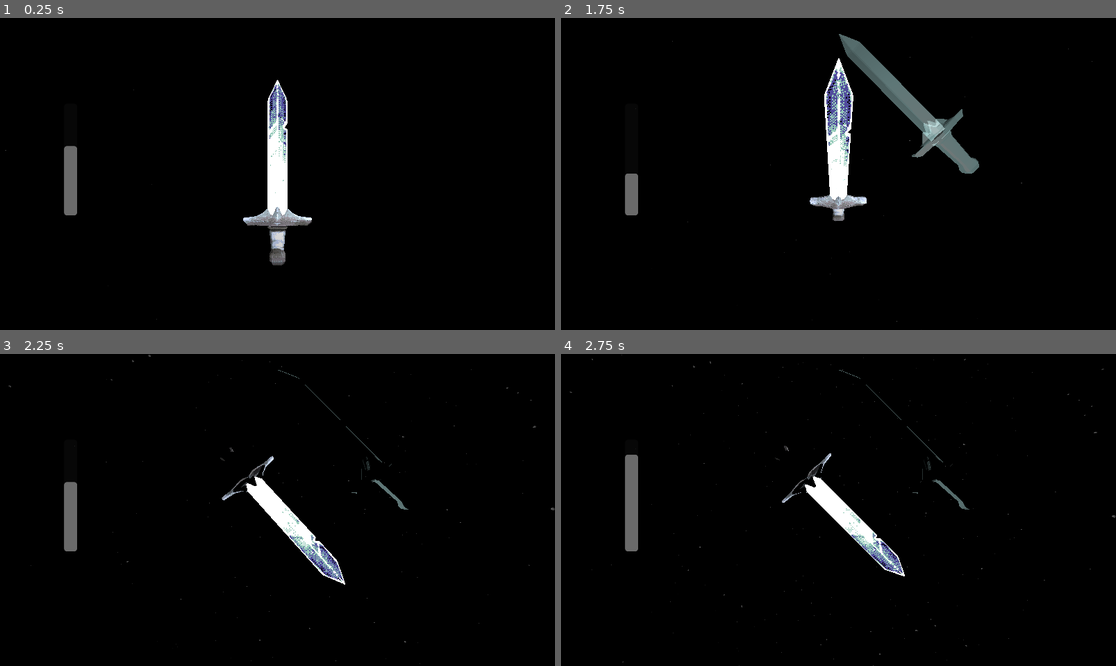
Above: before the commit, frames 1-4 (two rows, left to right).
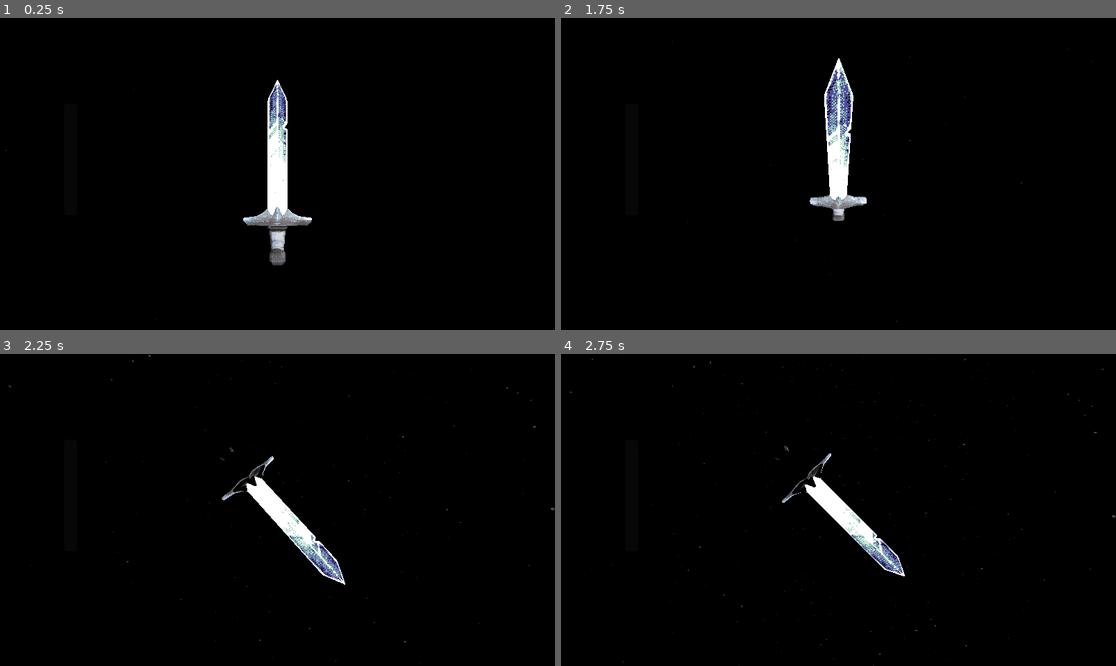
Above: after the commit, the same moments.

Repository: Lukko-Digital/Bladebearer
Game: Godot game, scene res://src/main.tscn
Two runs of this game, one before a commit and one after it. Both use one fixed random seed, a clock stepped at 60 frames per second and the inputs below.
Inputs:
- Up to frame 1 (0.25 s): no input
- Up to frame 2 (1.75 s): hold D (right) 0.53-1.28 s; hold Shift (shift) 0.53-1.28 s; hold S (backward) from 1.28 s (still down); tap Space (space) at 1.35 s
- Up to frame 3 (2.25 s): release S (backward) at 2.03 s; hold D (right) from 2.03 s (still down); hold Shift (shift) from 2.03 s (still down)
- Up to frame 4 (2.75 s): keep holding D (right); keep holding Shift (shift)

The runs differ from the first frame. In frame 1, 0.5% of the frame differs, in the area x 11-14%, y 40-64%; in frame 2, 2.5%, in the area x 11-76%, y 5-97%; in frame 3, 0.7%; in frame 4, 0.9%.

Commit message:
deprecate ui

Diff:
--- a/src/ui.gd
+++ b/src/ui.gd
@@ -1,41 +1,41 @@
 extends CanvasLayer
 class_name UI
 
-const MOVE_TIME = 2
+# const MOVE_TIME = 5
 
-@export var sword: Sword
-@export var target: Target
-@export var camera: MainCamera
+# @export var sword: Sword
+# @export var target: Target
+# @export var camera: MainCamera
 
-@onready var move_timer: Timer = %MoveTimer
-@onready var timer_bar: ProgressBar = %TimerBar
-@onready var screen_color: ColorRect = %ScreenColor
+# @onready var move_timer: Timer = %MoveTimer
+# @onready var timer_bar: ProgressBar = %TimerBar
+# @onready var screen_color: ColorRect = %ScreenColor
 
 # Called when the node enters the scene tree for the first time.
-func _ready() -> void:
-	move_timer.wait_time = MOVE_TIME
-	timer_bar.max_value = move_timer.wait_time
+# func _ready() -> void:
+# 	move_timer.wait_time = MOVE_TIME
+# 	timer_bar.max_value = move_timer.wait_time
 
 
-# Called every frame. 'delta' is the elapsed time since the previous frame.
-func _process(_delta: float) -> void:
-	timer_bar.value = move_timer.wait_time - move_timer.time_left
+# # Called every frame. 'delta' is the elapsed time since the previous frame.
+# func _process(_delta: float) -> void:
+# 	timer_bar.value = move_timer.wait_time - move_timer.time_left
 
 
-func check_correct_rotation():
-	if round(sword.rotation_degrees) == round(target.rotation_degrees):
-		# Correct
-		camera.shake(0.1, 5)
-		screen_color.color = Color(Color.WHITE, 0.3)
-	else:
-		# Incorrect
-		camera.shake(0.15, 8)
-		screen_color.color = Color(Color.RED, 0.3)
-	var tween = create_tween()
-	tween.tween_property(screen_color, "color", Color(Color.WHITE, 0), 0.1)
+# func check_correct_rotation():
+# 	if round(sword.rotation_degrees) == round(target.rotation_degrees):
+# 		# Correct
+# 		camera.shake(0.1, 5)
+# 		screen_color.color = Color(Color.WHITE, 0.3)
+# 	else:
+# 		# Incorrect
+# 		camera.shake(0.15, 8)
+# 		screen_color.color = Color(Color.RED, 0.3)
+# 	var tween = create_tween()
+# 	tween.tween_property(screen_color, "color", Color(Color.WHITE, 0), 0.1)
 
-	target.move()
+# 	target.move()
 
 
-func _on_move_timer_timeout() -> void:
-	check_correct_rotation()
+# func _on_move_timer_timeout() -> void:
+# 	check_correct_rotation()
--- a/src/ui.tscn
+++ b/src/ui.tscn
@@ -7,7 +7,6 @@
 
 [node name="MoveTimer" type="Timer" parent="."]
 unique_name_in_owner = true
-autostart = true
 
 [node name="TimerBar" type="ProgressBar" parent="MoveTimer"]
 unique_name_in_owner = true
